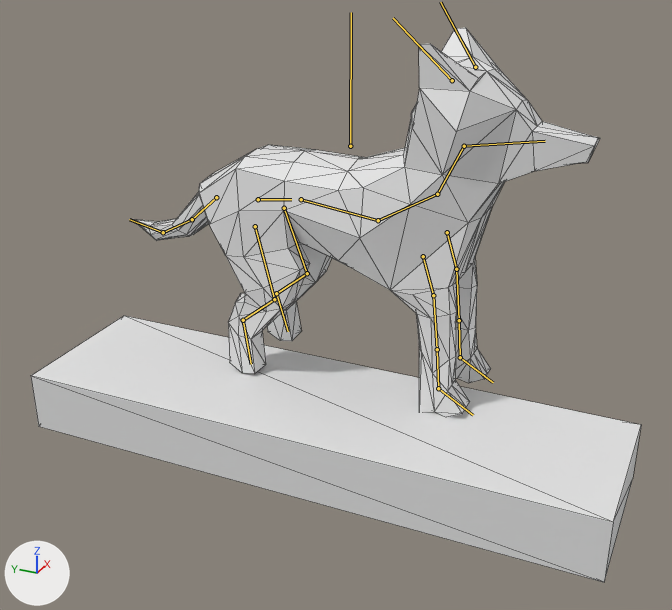
What one commit did to the glTF model art/model/wolf_model_0.1.glb.
Camera for both pictures: a 50 mm camera at (-20.41, -8.8, 7.54) aimed at (-1.51, -0.29, -1.91). Lighting does not change. The marker at lower left points along +X, +Y and +Z. The bones that bend it are drawn over the model as lines. Mesh edges are drawn as thin lines.

The first picture shows 'testfloor', 'wolfmesh'.
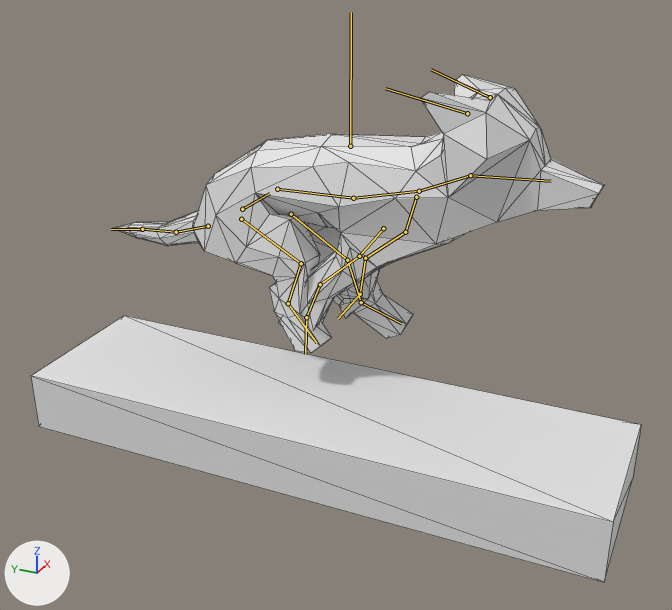
The newer file adds an action. The first version stands in its rest pose; the second is drawn at frame 4 of the action 'clear'.

Location of each change, (x1, y1, x2, y2) in pixels of the pictures (672 x 610 px):
'wolfmesh', posed (28% shorter)
    before: (132, 28, 600, 417)
    after: (114, 74, 604, 353)
bone 'spine1.origin', root to tip
    before: (258, 199) to (291, 199)
    after: (242, 209) to (269, 193)
bone 'spine2', root to tip
    before: (301, 199) to (378, 220)
    after: (277, 189) to (353, 198)
bone 'spine3', root to tip
    before: (378, 220) to (437, 194)
    after: (353, 198) to (419, 191)
bone 'neck', root to tip
    before: (437, 194) to (464, 146)
    after: (419, 191) to (470, 175)
bone 'head', root to tip
    before: (464, 146) to (545, 141)
    after: (470, 175) to (551, 181)
bone 'ear.l', root to tip
    before: (475, 67) to (440, 2)
    after: (490, 97) to (431, 69)
bone 'ear.r', root to tip
    before: (452, 80) to (393, 18)
    after: (467, 113) to (385, 88)
bone 'frontleg1.l', root to tip
    before: (447, 232) to (456, 269)
    after: (416, 197) to (405, 232)
bone 'frontleg2.l', root to tip
    before: (456, 269) to (459, 320)
    after: (405, 232) to (365, 258)
bone 'frontleg3.l', root to tip
    before: (459, 320) to (460, 357)
    after: (365, 258) to (360, 294)
bone 'frontpaw.l', root to tip
    before: (460, 357) to (493, 382)
    after: (360, 294) to (338, 318)
bone 'frontleg1.r', root to tip
    before: (423, 256) to (433, 295)
    after: (383, 228) to (359, 256)
bone 'frontleg3.r', root to tip
    before: (437, 349) to (438, 388)
    after: (320, 284) to (306, 317)
bone 'frontpaw.r', root to tip
    before: (438, 388) to (473, 415)
    after: (306, 317) to (305, 354)
bone 'hindleg1.l', root to tip
    before: (284, 208) to (307, 273)
    after: (291, 214) to (347, 260)
bone 'hindleg2.l', root to tip
    before: (307, 273) to (276, 293)
    after: (347, 260) to (361, 302)
bone 'hindpaw.l', root to tip
    before: (276, 293) to (288, 331)
    after: (361, 302) to (401, 323)
bone 'tail1', root to tip
    before: (216, 197) to (192, 219)
    after: (208, 226) to (176, 232)
bone 'tail3', root to tip
    before: (163, 232) to (129, 219)
    after: (142, 229) to (111, 229)
bone 'hindleg1.r', root to tip
    before: (255, 226) to (274, 299)
    after: (241, 219) to (301, 263)
bone 'hindleg2.r', root to tip
    before: (274, 299) to (243, 320)
    after: (301, 263) to (288, 303)

The change, as a diff of the scene's bpy script:
```diff
--- a/art/model/wolf_model_0.1.glb.py
+++ b/art/model/wolf_model_0.1.glb.py
@@ bone_spine1_origin @@
 bone_spine1_origin = bpy.data.objects['Armature'].pose.bones['spine1.origin']  # child of 'origin'
-bone_spine1_origin.location = (0.0, 0.0, 0.0)
-bone_spine1_origin.rotation_quaternion = (1.0, 0.0, 0.0, 0.0)  # degrees (0, 0, 0)
+bone_spine1_origin.location = (0.0, -0.52, 0.25)
+bone_spine1_origin.rotation_quaternion = (0.976, -0.219, 0.0, 0.0)  # degrees (-25, 0, 0)
@@ bone_spine2 @@
 bone_spine2 = bpy.data.objects['Armature'].pose.bones['spine2']  # child of 'spine1.origin'
-bone_spine2.rotation_quaternion = (1.0, 0.0, 0.0, 0.0)  # degrees (0, 0, 0)
+bone_spine2.rotation_quaternion = (0.989, 0.15, 0.0, 0.0)  # degrees (17, 0, 0)
@@ bone_spine3 @@
 bone_spine3 = bpy.data.objects['Armature'].pose.bones['spine3']  # child of 'spine2'
-bone_spine3.rotation_quaternion = (1.0, 0.0, 0.0, 0.0)  # degrees (0, 0, 0)
+bone_spine3.rotation_quaternion = (0.976, 0.218, 0.0, 0.0)  # degrees (25, 0, 0)
@@ bone_neck @@
 bone_neck = bpy.data.objects['Armature'].pose.bones['neck']  # child of 'spine3'
-bone_neck.rotation_quaternion = (1.0, 0.0, 0.0, 0.0)  # degrees (0, 0, 0)
+bone_neck.rotation_quaternion = (0.979, 0.206, 0.0, 0.0)  # degrees (24, 0, 0)
@@ bone_head @@
 bone_head = bpy.data.objects['Armature'].pose.bones['head']  # child of 'neck'
-bone_head.rotation_quaternion = (1.0, 0.0, 0.0, 0.0)  # degrees (0, 0, 0)
+bone_head.rotation_quaternion = (0.956, -0.293, 0.0, 0.0)  # degrees (-34, 0, 0)
@@ bone_ear_l @@
 bone_ear_l = bpy.data.objects['Armature'].pose.bones['ear.l']  # child of 'head'
-bone_ear_l.rotation_quaternion = (1.0, 0.0, 0.0, 0.0)  # degrees (0, 0, 0)
+bone_ear_l.rotation_quaternion = (0.932, -0.333, -0.134, 0.058)  # degrees (-41, -12, 12)
@@ bone_ear_r @@
 bone_ear_r = bpy.data.objects['Armature'].pose.bones['ear.r']  # child of 'head'
-bone_ear_r.rotation_quaternion = (1.0, 0.0, 0.0, 0.0)  # degrees (0, 0, 0)
+bone_ear_r.rotation_quaternion = (0.945, -0.3, 0.12, -0.053)  # degrees (-36, 11, -10)
@@ bone_frontleg1_l @@
 bone_frontleg1_l = bpy.data.objects['Armature'].pose.bones['frontleg1.l']  # child of 'spine3'
-bone_frontleg1_l.location = (0.0, 0.0, 0.0)
-bone_frontleg1_l.rotation_quaternion = (1.0, 0.0, 0.0, 0.0)  # degrees (0, 0, 0)
+bone_frontleg1_l.location = (0.0, -0.75, 0.0)
+bone_frontleg1_l.rotation_quaternion = (0.991, 0.132, 0.0, 0.0)  # degrees (15, 0, 0)
@@ bone_frontleg2_l @@
 bone_frontleg2_l = bpy.data.objects['Armature'].pose.bones['frontleg2.l']  # child of 'frontleg1.l'
-bone_frontleg2_l.rotation_quaternion = (1.0, 0.0, 0.0, 0.0)  # degrees (0, 0, 0)
+bone_frontleg2_l.rotation_quaternion = (0.977, 0.212, 0.0, 0.0)  # degrees (25, 0, 0)
@@ bone_frontleg3_l @@
 bone_frontleg3_l = bpy.data.objects['Armature'].pose.bones['frontleg3.l']  # child of 'frontleg2.l'
-bone_frontleg3_l.rotation_quaternion = (1.0, 0.0, 0.0, 0.0)  # degrees (0, 0, 0)
+bone_frontleg3_l.rotation_quaternion = (0.926, -0.378, 0.0, 0.0)  # degrees (-44, 0, 0)
@@ bone_frontpaw_l @@
 bone_frontpaw_l = bpy.data.objects['Armature'].pose.bones['frontpaw.l']  # child of 'frontleg3.l'
-bone_frontpaw_l.rotation_quaternion = (1.0, 0.0, 0.0, 0.0)  # degrees (0, 0, 0)
+bone_frontpaw_l.rotation_quaternion = (0.74, 0.673, 0.0, 0.0)  # degrees (85, 0, 0)
@@ bone_frontleg1_r @@
 bone_frontleg1_r = bpy.data.objects['Armature'].pose.bones['frontleg1.r']  # child of 'spine3'
-bone_frontleg1_r.location = (0.0, 0.0, 0.0)
-bone_frontleg1_r.rotation_quaternion = (1.0, 0.0, 0.0, 0.0)  # degrees (0, 0, 0)
+bone_frontleg1_r.location = (0.0, -0.48, 0.17)
+bone_frontleg1_r.rotation_quaternion = (0.946, 0.323, 0.0, 0.0)  # degrees (38, 0, 0)
@@ bone_frontleg3_r @@
 bone_frontleg3_r = bpy.data.objects['Armature'].pose.bones['frontleg3.r']  # child of 'frontleg2.r'
-bone_frontleg3_r.rotation_quaternion = (1.0, 0.0, 0.0, 0.0)  # degrees (0, 0, 0)
+bone_frontleg3_r.rotation_quaternion = (0.969, -0.249, 0.0, 0.0)  # degrees (-29, 0, 0)
@@ bone_frontpaw_r @@
 bone_frontpaw_r = bpy.data.objects['Armature'].pose.bones['frontpaw.r']  # child of 'frontleg3.r'
-bone_frontpaw_r.rotation_quaternion = (1.0, 0.0, 0.0, 0.0)  # degrees (0, 0, 0)
+bone_frontpaw_r.rotation_quaternion = (0.95, 0.311, 0.0, 0.0)  # degrees (36, 0, 0)
@@ bone_hindleg1_l @@
 bone_hindleg1_l = bpy.data.objects['Armature'].pose.bones['hindleg1.l']  # child of 'spine1.origin'
-bone_hindleg1_l.location = (0.0, 0.0, 0.0)
-bone_hindleg1_l.rotation_quaternion = (1.0, 0.0, 0.0, 0.0)  # degrees (0, 0, 0)
+bone_hindleg1_l.location = (0.01, 0.37, -0.38)
+bone_hindleg1_l.rotation_quaternion = (0.994, -0.11, -0.008, -0.011)  # degrees (-13, -1, -1)
@@ bone_hindleg2_l @@
 bone_hindleg2_l = bpy.data.objects['Armature'].pose.bones['hindleg2.l']  # child of 'hindleg1.l'
-bone_hindleg2_l.rotation_quaternion = (1.0, 0.0, 0.0, 0.0)  # degrees (0, 0, 0)
+bone_hindleg2_l.rotation_quaternion = (0.962, -0.274, 0.001, 0.0)  # degrees (-32, 0, 0)
@@ bone_hindpaw_l @@
 bone_hindpaw_l = bpy.data.objects['Armature'].pose.bones['hindpaw.l']  # child of 'hindleg2.l'
-bone_hindpaw_l.rotation_quaternion = (1.0, 0.0, 0.0, 0.0)  # degrees (0, 0, 0)
+bone_hindpaw_l.rotation_quaternion = (0.992, 0.124, 0.013, 0.016)  # degrees (14, 1, 2)
@@ bone_tail1 @@
 bone_tail1 = bpy.data.objects['Armature'].pose.bones['tail1']  # child of 'spine1.origin'
-bone_tail1.rotation_quaternion = (1.0, 0.0, 0.0, 0.0)  # degrees (0, 0, 0)
+bone_tail1.rotation_quaternion = (-0.906, -0.423, 0.0, 0.0)  # degrees (50, 0, 0)
@@ bone_tail3 @@
 bone_tail3 = bpy.data.objects['Armature'].pose.bones['tail3']  # child of 'tail2'
-bone_tail3.rotation_quaternion = (1.0, 0.0, 0.0, 0.0)  # degrees (0, 0, 0)
+bone_tail3.rotation_quaternion = (0.926, -0.378, 0.0, 0.0)  # degrees (-44, 0, 0)
@@ bone_hindleg1_r @@
 bone_hindleg1_r = bpy.data.objects['Armature'].pose.bones['hindleg1.r']  # child of 'spine1.origin'
-bone_hindleg1_r.location = (0.0, 0.0, 0.0)
-bone_hindleg1_r.rotation_quaternion = (1.0, 0.0, 0.0, 0.0)  # degrees (0, 0, 0)
+bone_hindleg1_r.location = (-0.03, -0.25, -0.15)
+bone_hindleg1_r.rotation_quaternion = (0.984, -0.176, 0.013, 0.017)  # degrees (-20, 2, 2)
@@ bone_hindleg2_r @@
 bone_hindleg2_r = bpy.data.objects['Armature'].pose.bones['hindleg2.r']  # child of 'hindleg1.r'
-bone_hindleg2_r.rotation_quaternion = (1.0, 0.0, 0.0, 0.0)  # degrees (0, 0, 0)
+bone_hindleg2_r.rotation_quaternion = (0.993, 0.114, 0.0, 0.0)  # degrees (13, 0, 0)
```
